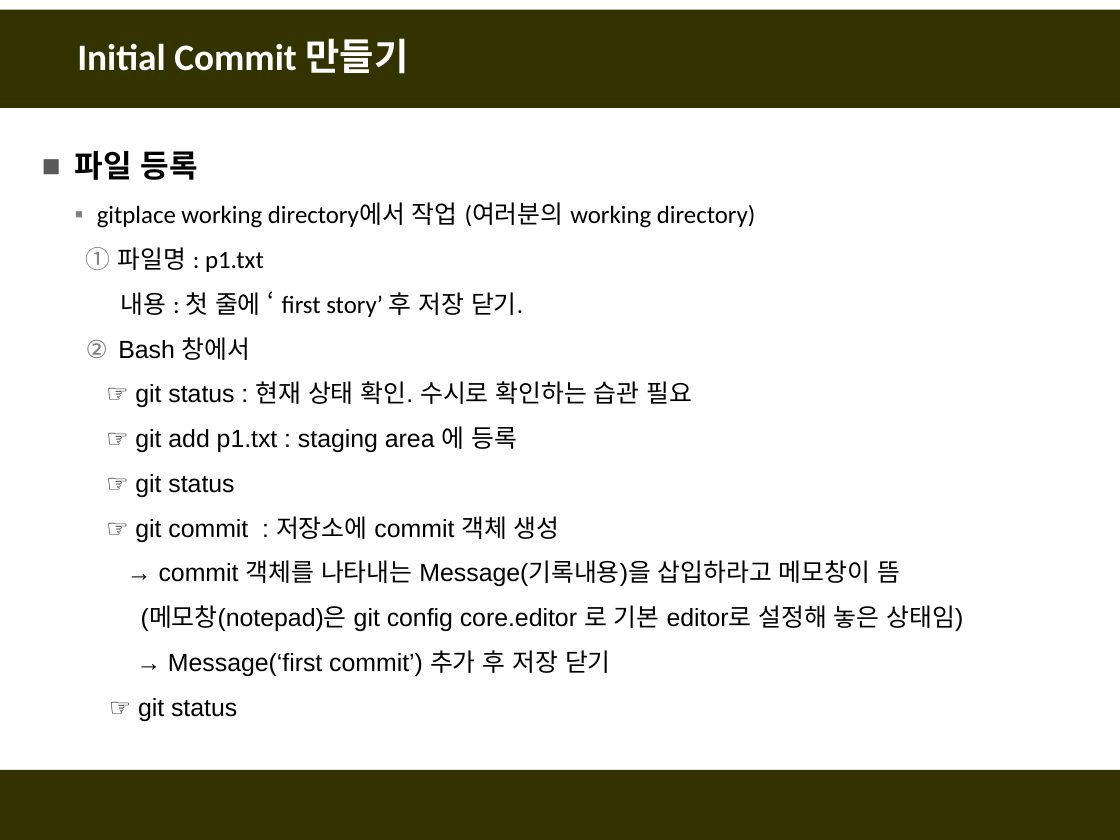
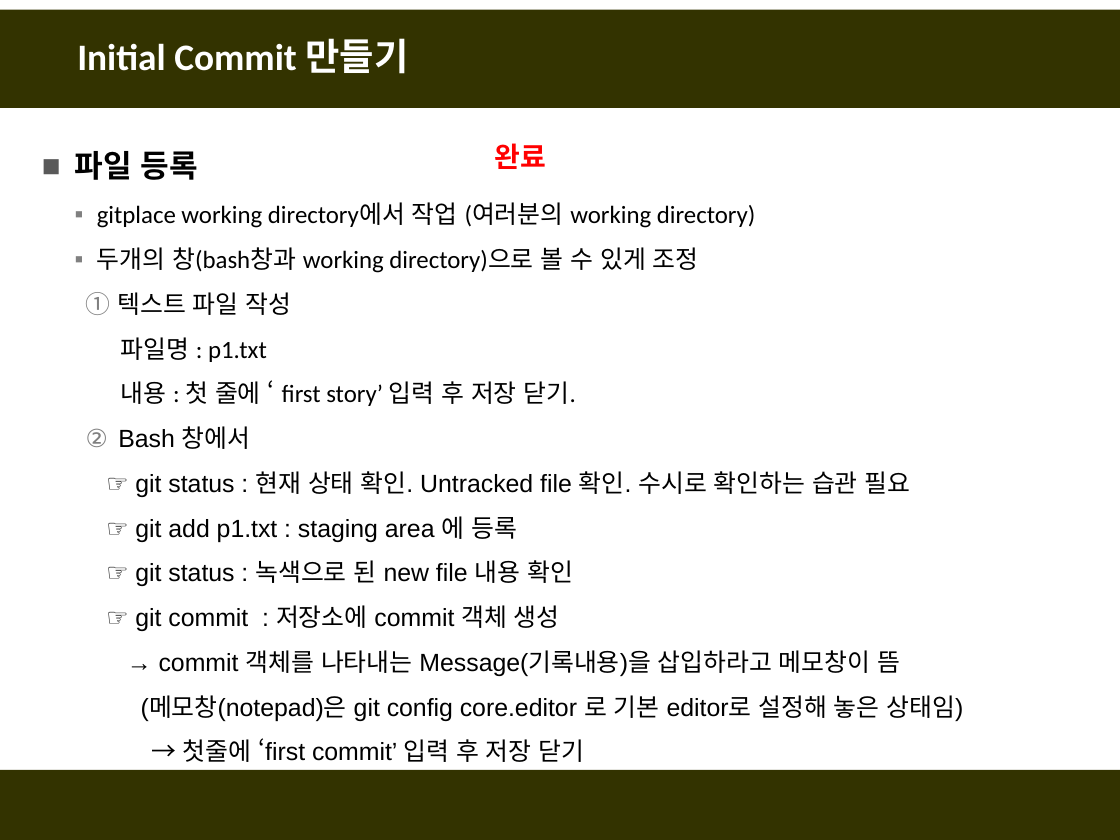
Before and after one commit to fasthill/github-lecture, a slide deck: slide 14 of git및github첫걸음.pptx. Drawn at 1120x840 pixels with LibreOffice and Linux fonts; fonts in the diff are those of the drawing. Boxes give left, top, right and bottom in pixels: in the first picture for what was removed or moved away, otherwise in the second. Text is boxed around its words. In the diff, an @@ line names an element or a change of style, - is before the commit and + after.

```diff
--- a/git및github첫걸음.pptx
+++ b/git및github첫걸음.pptx
@@ text added at [494,143,546,169], 18 pt, text #FF0000, bold @@
+완료
@@ text at [97,247,699,315]: paragraphs added @@
+  ▪ 두개의 창(bash창과 working directory)으로 볼 수 있게 조정
+  1. 텍스트 파일 작성
@@ text at [120,337,267,362]: bullet circleNumDbPlain to none @@
@@ text at [120,381,576,406]: text changed @@
-  내용 : 첫 줄에 ‘ first story’ 후 저장 닫기.
+  내용 : 첫 줄에 ‘ first story’ 입력 후 저장 닫기.
@@ text at [135,471,911,497]: text changed @@
-  ☞ git status : 현재 상태 확인. 수시로 확인하는 습관 필요
+  ☞ git status : 현재 상태 확인. Untracked file 확인. 수시로 확인하는 습관 필요
@@ text at [135,560,573,586]: text changed @@
-  ☞ git status
+  ☞ git status : 녹색으로 된 new file 내용 확인
@@ text at [183,738,585,762]: text changed @@
-  → Message(‘first commit’) 추가 후 저장 닫기
-  ☞ git status
+  → 첫줄에 ‘first commit’ 입력 후 저장 닫기
```
Also in this commit, not shown: 12 other slides changed, 4 slides added.
